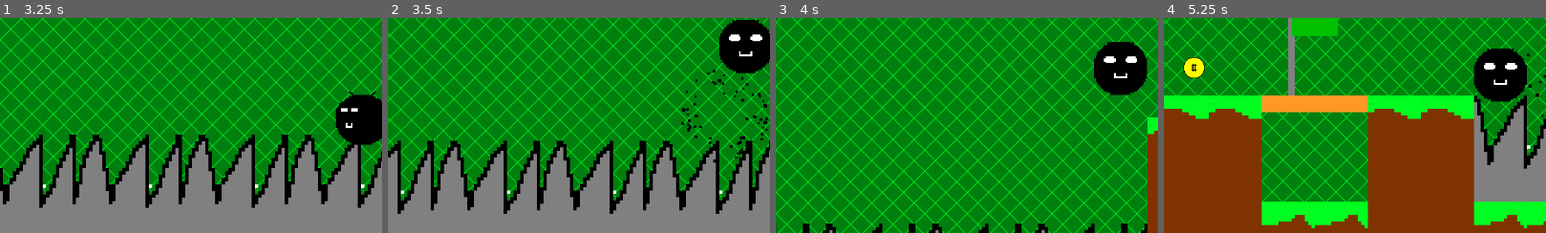
Above: before the commit, frames 1-4 (left to right).
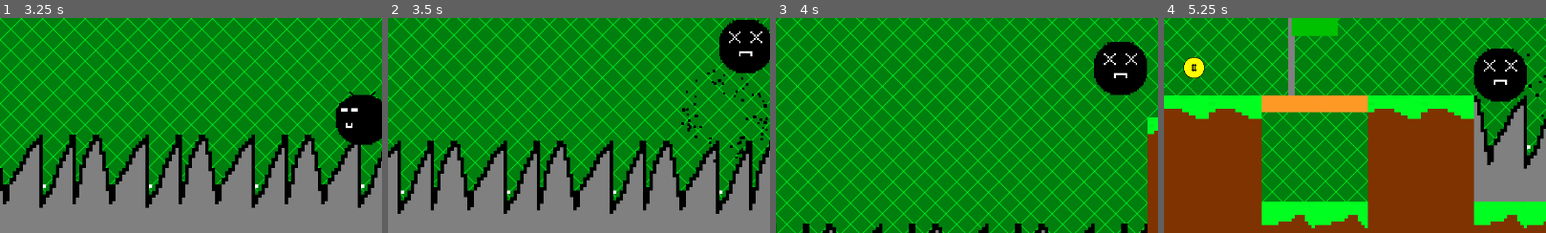
Above: after the commit, the same moments.

Repository: CWmain/Platformer
Game: Godot game, scene res://gui/level_select.tscn
Same seed, same stepped clock (60 frames per second), same inputs: the game is played once before the commit and once after it.
Inputs (mouse positions are % of the whole screen's width and height, from its top left):
- Up to frame 1 (3.25 s): click "Level_1" at 0.5 s; move the mouse to (72, 45) at 1.27 s; hold Right (right) 1.28-2.78 s; tap Space (jump) at 1.52, 2.27 s; move the mouse to (30, 55) at 2.02 s; move the mouse to (60, 28) at 2.77 s; hold A (left) from 2.78 s (still down)
- Up to frame 2 (3.5 s): keep holding A (left)
- Up to frame 3 (4 s): move the mouse to (45, 70) at 3.52 s; release A (left) at 3.53 s; hold Right (right) from 3.53 s (still down); tap Space (jump) at 3.77 s
- Up to frame 4 (5.25 s): move the mouse to (80, 65) at 4.27 s; tap Space (jump) at 4.52 s; move the mouse to (20, 35) at 5.02 s; release Right (right) at 5.03 s; hold A (left) from 5.03 s (still down)
The pictures show only the part of the screen within x 5-55%, y 37-87%; the shares and areas given below are measured in that part.

Frame 1 is identical in both runs. In frame 2, 0.3% of the frame differs, in the area x 89-98%, y 6-19%; in frame 3, 0.3%; in frame 4, 0.3%.

Commit message:
Added death animation, I believe damage taking is done

Diff:
--- a/Platformer/main_character.gd
+++ b/Platformer/main_character.gd
@@ -72,7 +72,8 @@
 		direction = 0
 
 	if (direction == 0):
-		animated_sprite_2d.play("idle")
+		if !damage_taken:
+			animated_sprite_2d.play("idle")
 	else:
 		movementType = MovementType.Walk if is_on_floor() else MovementType.Air
 		animated_sprite_2d.play("run")
@@ -144,6 +145,7 @@
 	velocity = -velocity
 
 	if spiked_timer.is_stopped():
+		animated_sprite_2d.play("damage")
 		damage_taken = true
 		damage_particles.set_emitting(true)
 		spiked_timer.start()
--- a/Platformer/main_character.tscn
+++ b/Platformer/main_character.tscn
@@ -1,6 +1,7 @@
-[gd_scene load_steps=16 format=3 uid="uid://bp1nlmyq3t7wb"]
+[gd_scene load_steps=21 format=3 uid="uid://bp1nlmyq3t7wb"]
 
 [ext_resource type="Script" path="res://main_character.gd" id="1_63o6y"]
+[ext_resource type="Texture2D" uid="uid://cdhu5kjl5sd70" path="res://Character/CharacterDamage.png" id="3_1kp13"]
 [ext_resource type="Texture2D" uid="uid://bkmjalnkk1qku" path="res://GameObjects/chain.png" id="3_7ckhg"]
 [ext_resource type="Texture2D" uid="uid://bsl8bgqtk1t2x" path="res://Character/CharacterIdle.png" id="3_qemro"]
 [ext_resource type="Texture2D" uid="uid://dcsif0hv4dcob" path="res://Character/CharacterMove.png" id="4_5688i"]
@@ -14,6 +15,22 @@
 gravity = Vector3(0, 0, 0)
 scale_min = 3.0
 scale_max = 5.0
+
+[sub_resource type="AtlasTexture" id="AtlasTexture_2tsjd"]
+atlas = ExtResource("3_1kp13")
+region = Rect2(0, 0, 32, 32)
+
+[sub_resource type="AtlasTexture" id="AtlasTexture_ebecr"]
+atlas = ExtResource("3_1kp13")
+region = Rect2(32, 0, 32, 32)
+
+[sub_resource type="AtlasTexture" id="AtlasTexture_5hop5"]
+atlas = ExtResource("3_1kp13")
+region = Rect2(64, 0, 32, 32)
+
+[sub_resource type="AtlasTexture" id="AtlasTexture_0onif"]
+atlas = ExtResource("3_1kp13")
+region = Rect2(96, 0, 32, 32)
 
 [sub_resource type="AtlasTexture" id="AtlasTexture_4lno3"]
 atlas = ExtResource("3_qemro")
@@ -49,6 +66,23 @@
 
 [sub_resource type="SpriteFrames" id="SpriteFrames_kqnrl"]
 animations = [{
+"frames": [{
+"duration": 1.0,
+"texture": SubResource("AtlasTexture_2tsjd")
+}, {
+"duration": 1.0,
+"texture": SubResource("AtlasTexture_ebecr")
+}, {
+"duration": 1.0,
+"texture": SubResource("AtlasTexture_5hop5")
+}, {
+"duration": 1.0,
+"texture": SubResource("AtlasTexture_0onif")
+}],
+"loop": false,
+"name": &"damage",
+"speed": 15.0
+}, {
 "frames": [{
 "duration": 30.0,
 "texture": SubResource("AtlasTexture_4lno3")
@@ -140,8 +174,9 @@
 [node name="AnimatedSprite2D" type="AnimatedSprite2D" parent="."]
 scale = Vector2(0.5, 0.5)
 sprite_frames = SubResource("SpriteFrames_kqnrl")
-animation = &"idle"
-frame_progress = 0.32524
+animation = &"damage"
+frame = 3
+frame_progress = 1.0
 
 [node name="CollisionShape2D" type="CollisionShape2D" parent="."]
 shape = SubResource("RectangleShape2D_1y5ff")
Binary file added: Platformer/Character/CharacterDamage.png
Not shown, added: Platformer/Character/CharacterDamage.png.import
